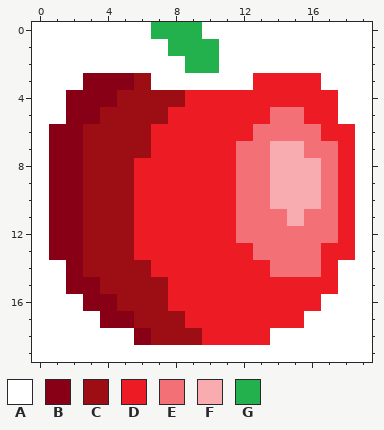
A pixel-art sprite gets an edit: attributes/apple.png. Above: the version before the commit.
The file is 20x20 pixels. Pixels under 10% opacity are left out. Colours within 5 levels of each other are drawn and written as one.
Palette (. is transparent): A #ffffff  B #880015  C #9d0d14  D #ed1c24  E #f37076  F #f9acb0  G #22b14c
Pixels before, first column x 0:
 0 AAAAAAAGGGAAAAAAAAAA
 1 AAAAAAAAGGGAAAAAAAAA
 2 AAAAAAAAAGGAAAAAAAAA
 3 AAABBBCAAAAAADDDDAAA
 4 AABBBCCCCDDDDDDDDDAA
 5 AABBCCCCDDDDDDEEDDAA
 6 ABBCCCCDDDDDDEEEEDDA
 7 ABBCCCCDDDDDEEFFEEDA
 8 ABBCCCDDDDDDEEFFFEDA
 9 ABBCCCDDDDDDEEFFFEDA
10 ABBCCCDDDDDDEEFFFEDA
11 ABBCCCDDDDDDEEEFEEDA
12 ABBCCCDDDDDDEEEEEEDA
13 ABBCCCDDDDDDDEEEEDDA
14 AABCCCCDDDDDDDEEEDAA
15 AABBCCCCDDDDDDDDDDAA
16 AAABBCCCDDDDDDDDDAAA
17 AAAABBCCCDDDDDDDAAAA
18 AAAAAABCCCDDDDAAAAAA
19 AAAAAAAAAAAAAAAAAAAA
After:
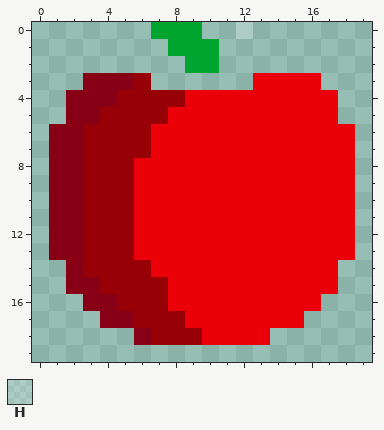
Colours new in this view: H #ffffff35
Difference:
colour C: #9d0d14 -> #980007
colour D: #ed1c24 -> #eb0009
colour G: #22b14c -> #00a530
Changed rows in their new state; - is a pixel that keeps its letter.
first column x 0:
 0 .......---..H.......
 1 ........---.........
 2 .........--.........
 3 ...----......----...
 4 ..----------------..
 5 ..------------DD--..
 6 .------------DDDD--.
 7 .-----------DDDDDD-.
 8 .-----------DDDDDD-.
 9 .-----------DDDDDD-.
10 .-----------DDDDDD-.
11 .-----------DDDDDD-.
12 .-----------DDDDDD-.
13 .------------DDDD--.
14 ..------------DDD-..
15 ..----------------..
16 ...--------------...
17 ....------------....
18 ......--------......
19 ....................
Where, in picture pixels (left, top, right, bottom), the same in both pictures:
changed: (32, 22, 372, 362)
